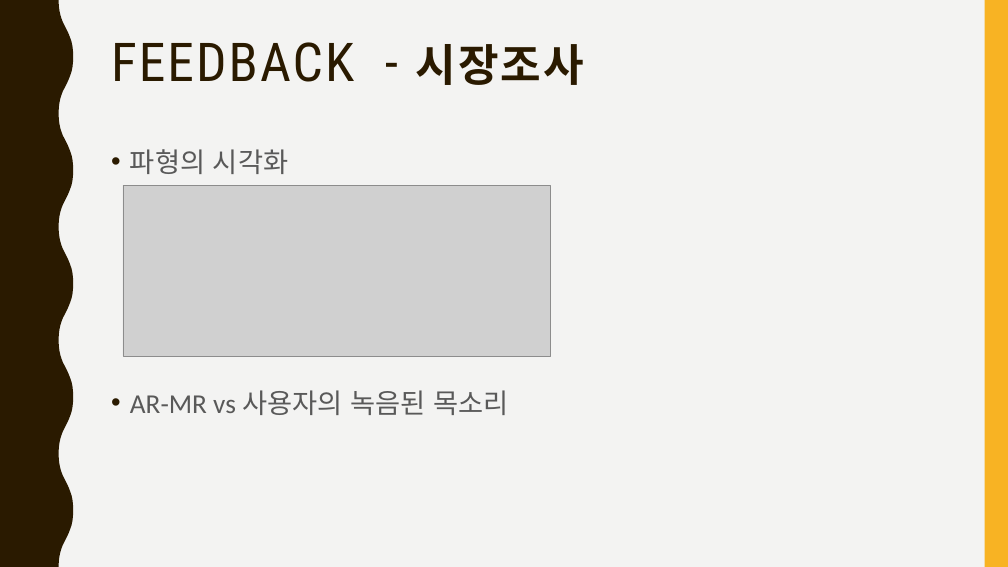
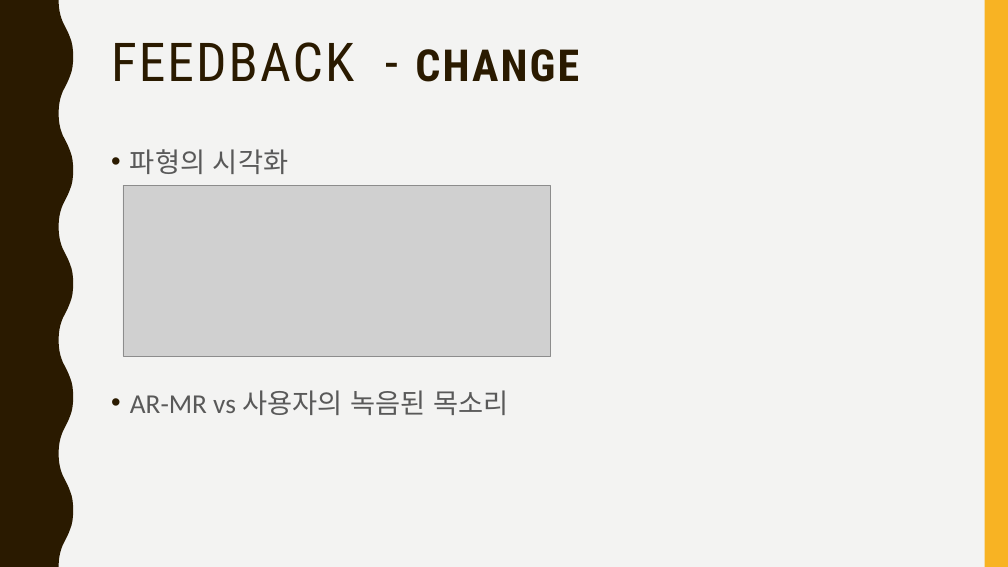
Before and after one commit to comnamu18/VoiceCAU, a slide deck: slide 7 of Documents/3주차/캡스톤_발표_2주차_v1.0.pptx. Drawn at 1008x567 pixels with LibreOffice and Linux fonts; fonts in the diff are those of the drawing; grey boxes stand for pictures. Boxes give left, top, right and bottom in pixels: in the first picture for what was removed or moved away, otherwise in the second. Text is boxed around its words. In the diff, an @@ line names an element or a change of style, - is before the commit and + after.

```diff
--- a/Documents/3주차/캡스톤_발표_2주차_v1.0.pptx
+++ b/Documents/3주차/캡스톤_발표_2주차_v1.0.pptx
@@ title at box(111, 42, 579, 82): text changed @@
-FEEDBACK - 시장조사
+FEEDBACK - CHANGE
```
Also in this commit, not shown: 1 other slide changed.
